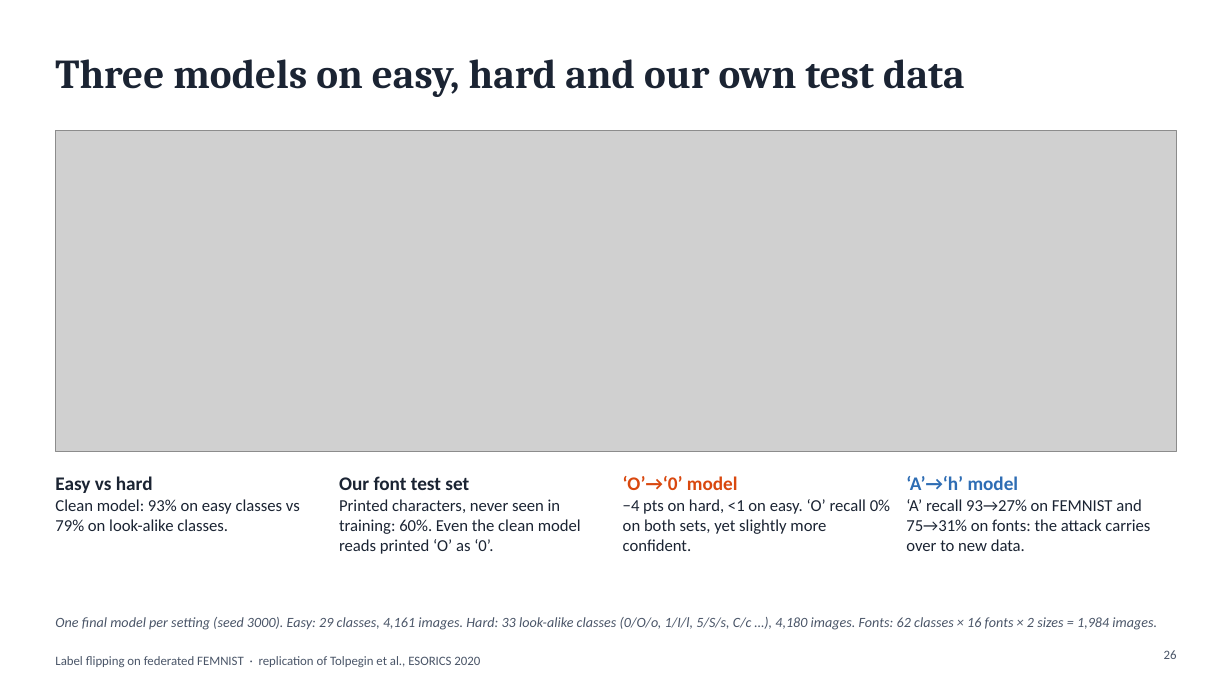
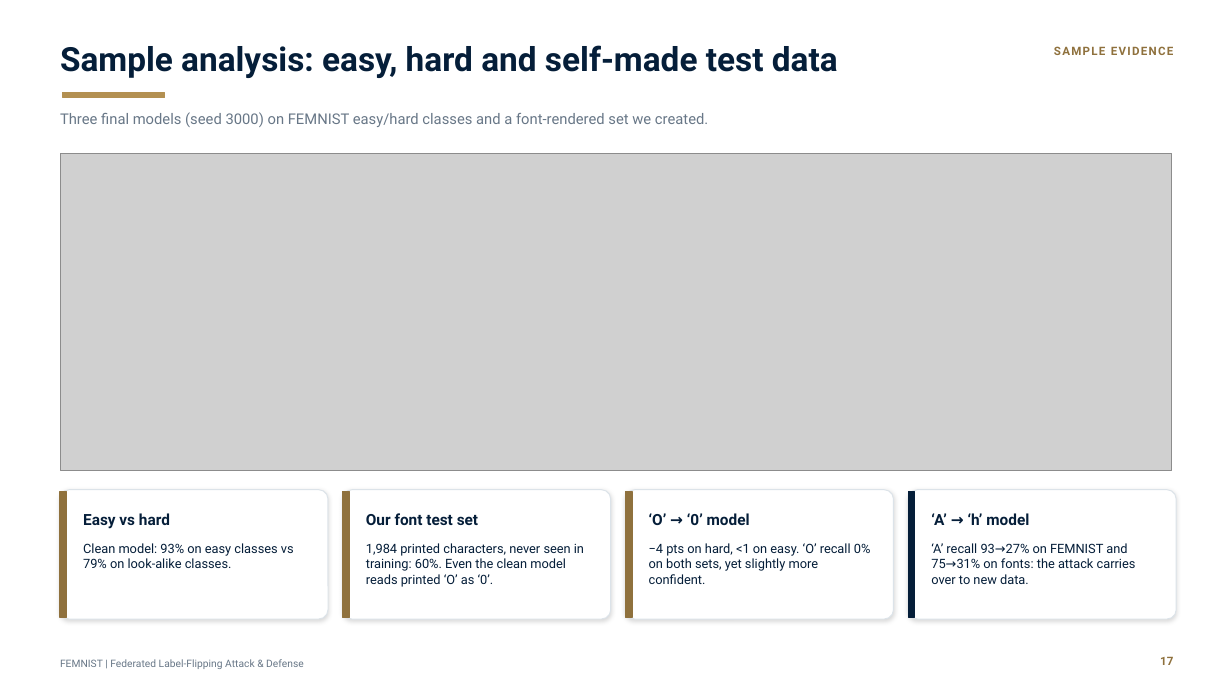
Before and after one commit to wetthamm/FederatedLearning, a slide deck: slide 17 of writeup/FEMNIST_label_flipping.pptx (slide 26 before the commit). Drawn at 1232x693 pixels with LibreOffice and Linux fonts; fonts in the diff are those of the drawing; grey boxes stand for pictures. Boxes give left, top, right and bottom in pixels: in the first picture for what was removed or moved away, otherwise in the second. Text is boxed around its words. In the diff, an @@ line names an element or a change of style, - is before the commit and + after.

```diff
--- a/writeup/FEMNIST_label_flipping.pptx
+++ b/writeup/FEMNIST_label_flipping.pptx
@@ title removed at (x1=55, y1=59, x2=965, y2=97) @@
-Three models on easy, hard and our own test data
@@ text added at (x1=60, y1=45, x2=838, y2=78), 26 pt, text #051E39, bold @@
+Sample analysis: easy, hard and self-made test data
@@ text added at (x1=1054, y1=46, x2=1174, y2=55), 9 pt, text #8F713D, bold @@
+SAMPLE EVIDENCE
@@ text added at (x1=60, y1=112, x2=708, y2=127), 11.5 pt, text #687787 @@
+Three final models (seed 3000) on FEMNIST easy/hard classes and a font-rendered set we created.
@@ rectangle added at (x1=63, y1=92, x2=165, y2=98), fill #B39051, outline #B39051 1 pt @@
@@ picture resized from (x1=55, y1=130, x2=1177, y2=452) to (x1=60, y1=153, x2=1172, y2=471) @@
@@ text at (x1=55, y1=476, x2=153, y2=493): paragraph removed @@
-Easy vs hard
@@ text at (x1=623, y1=476, x2=738, y2=490): paragraph removed @@
-‘O’→‘0’ model
@@ text at (x1=906, y1=476, x2=1019, y2=490): paragraph removed @@
-‘A’→‘h’ model
@@ rounded rectangle added at (x1=60, y1=490, x2=328, y2=619), fill #FFFFFF, outline #DCE3E9 0.75 pt @@
@@ rectangle added at (x1=60, y1=492, x2=67, y2=617), fill #8F713D, outline #8F713D 1 pt @@
@@ rounded rectangle added at (x1=343, y1=490, x2=611, y2=619), fill #FFFFFF, outline #DCE3E9 0.75 pt @@
@@ rectangle added at (x1=343, y1=492, x2=349, y2=617), fill #8F713D, outline #8F713D 1 pt @@
@@ rounded rectangle added at (x1=626, y1=490, x2=894, y2=619), fill #FFFFFF, outline #DCE3E9 0.75 pt @@
@@ rectangle added at (x1=626, y1=492, x2=632, y2=617), fill #8F713D, outline #8F713D 1 pt @@
@@ rounded rectangle added at (x1=909, y1=490, x2=1177, y2=619), fill #FFFFFF, outline #DCE3E9 0.75 pt @@
@@ rectangle added at (x1=909, y1=492, x2=915, y2=617), fill #051E39, outline #051E39 1 pt @@
@@ text added at (x1=83, y1=513, x2=170, y2=529), 12 pt, text #051E39, bold @@
+Easy vs hard
@@ text added at (x1=366, y1=513, x2=478, y2=525), 12 pt, text #051E39, bold @@
+Our font test set
@@ text added at (x1=649, y1=513, x2=750, y2=525), 12 pt, text #051E39, bold @@
+‘O’ → ‘0’ model
@@ text added at (x1=931, y1=513, x2=1029, y2=525), 12 pt, text #051E39, bold @@
+‘A’ → ‘h’ model
@@ size 13 to 10 pt, font Calibri to Roboto, text colour #1B2433 to #051E39; more space between paragraphs in 3 elements at (x1=931, y1=543, x2=1136, y2=584), (x1=649, y1=543, x2=871, y2=584), (x1=83, y1=543, x2=294, y2=568) @@
@@ text "Clean model: 93% on easy ..." moved from (x1=55, y1=476, x2=300, y2=531) to (x1=83, y1=543, x2=294, y2=568) @@
@@ text at (x1=366, y1=543, x2=584, y2=587): text changed; size 13 to 10 pt; font Calibri to Roboto; text colour #1B2433 to #051E39 @@
-Our font test set
-Printed characters, never seen in training: 60%. Even the clean model reads printed ‘O’ as ‘0’.
+1,984 printed characters, never seen in training: 60%. Even the clean model reads printed ‘O’ as ‘0’.
@@ text "−4 pts on hard, <1 ..." moved from (x1=623, y1=476, x2=890, y2=551) to (x1=649, y1=543, x2=871, y2=584) @@
@@ text "‘A’ recall 93→27% on FEMNIST ..." moved from (x1=906, y1=476, x2=1150, y2=551) to (x1=931, y1=543, x2=1136, y2=584) @@
@@ text removed at (x1=55, y1=617, x2=1157, y2=630) @@
-One final model per setting (seed 3000). Easy: 29 classes, 4,161 images. Hard: 33 look-alike classes (0/O/o, 1/I/l, 5/S/s, C/c …), 4,180 images. Fonts: 62 classes × 16 fonts × 2 sizes = 1,984 images.
@@ text removed at (x1=55, y1=656, x2=480, y2=667) @@
-Label flipping on federated FEMNIST · replication of Tolpegin et al., ESORICS 2020
@@ text added at (x1=60, y1=659, x2=304, y2=669), 8 pt, text #687787 @@
+FEMNIST | Federated Label-Flipping Attack & Defense
@@ text added at (x1=1160, y1=656, x2=1173, y2=665), 9 pt, text #8F713D, bold @@
+17
@@ page number removed at (x1=1164, y1=650, x2=1177, y2=659) @@
-26
```
Also in this commit, not shown: 7 other slides changed, 13 slides added, 23 slides removed, 27 other files.
